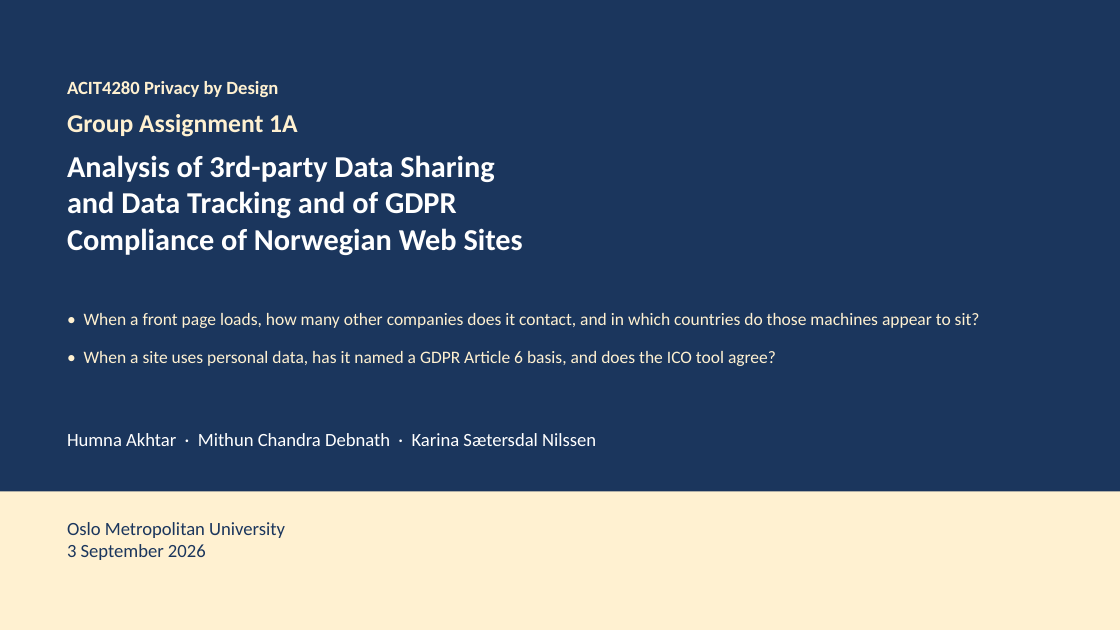
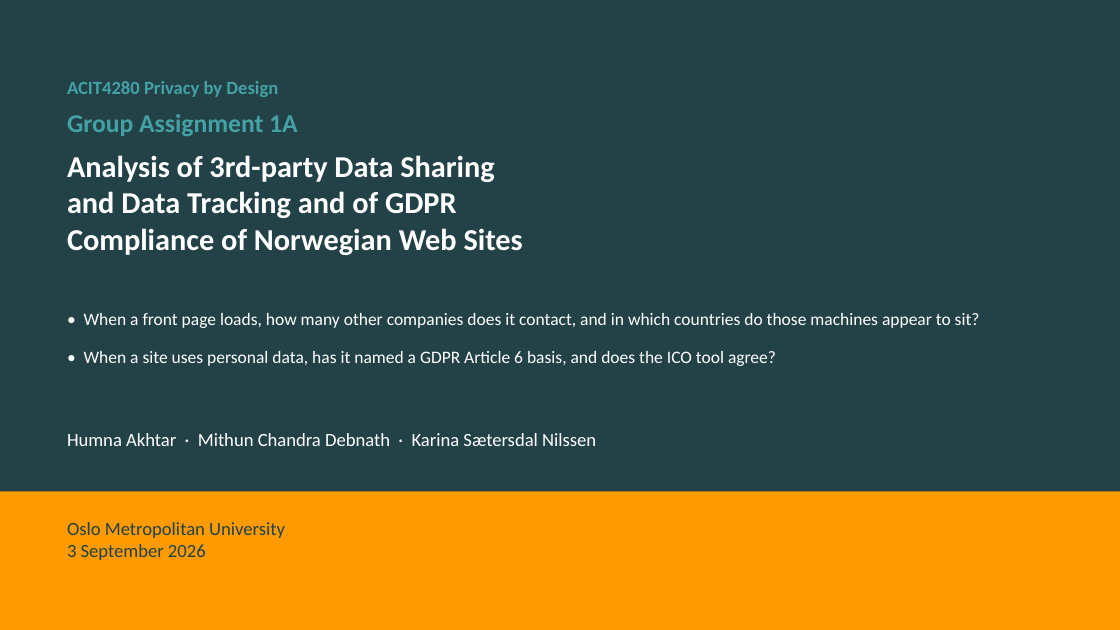
Before and after one commit to kasa031/Bacheloroppgave, a slide deck: slide 1 of ACIT4280_1A_presentation.pptx. Drawn at 1120x630 pixels with LibreOffice and Linux fonts; fonts in the diff are those of the drawing. Boxes give left, top, right and bottom in pixels: in the first picture for what was removed or moved away, otherwise in the second. Text is boxed around its words. In the diff, an @@ line names an element or a change of style, - is before the commit and + after.

```diff
--- a/ACIT4280_1A_presentation.pptx
+++ b/ACIT4280_1A_presentation.pptx
@@ rectangle at (0,0,1120,630): fill #1B365D to #224248 @@
@@ text "ACIT4280 Privacy by Design" at (67,81,278,97): text colour #FFF1D1 to #44A1A4 @@
@@ text "Group Assignment 1A" at (67,114,298,136): text colour #FFF1D1 to #44A1A4 @@
@@ text "• When a front page ..." at (84,313,980,366): text colour #FFF1D1 to #FFFFFF @@
@@ rectangle at (0,492,1120,630): fill #FFF1D1 to #FF9A00 @@
@@ text "Oslo Metropolitan University 3 September ..." at (67,522,285,560): text colour #1B365D to #224248 @@
```
Also in this commit, not shown: 16 other slides changed, 4 other files.
